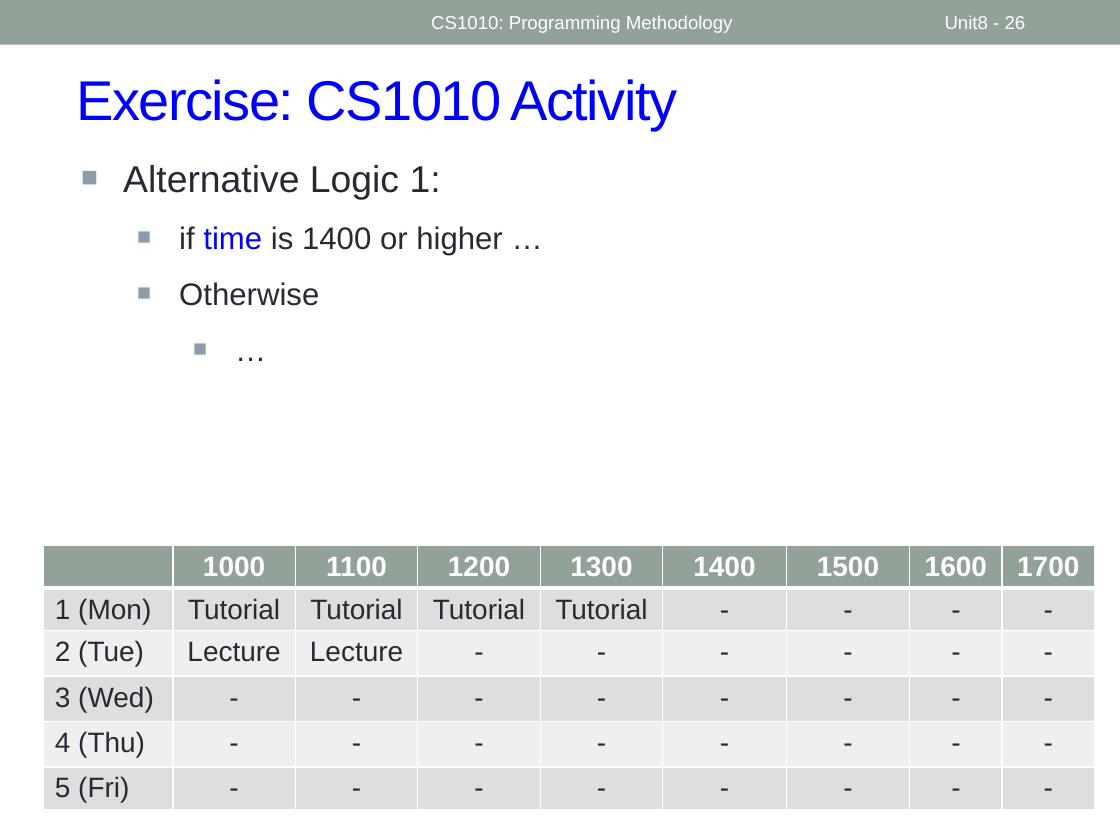
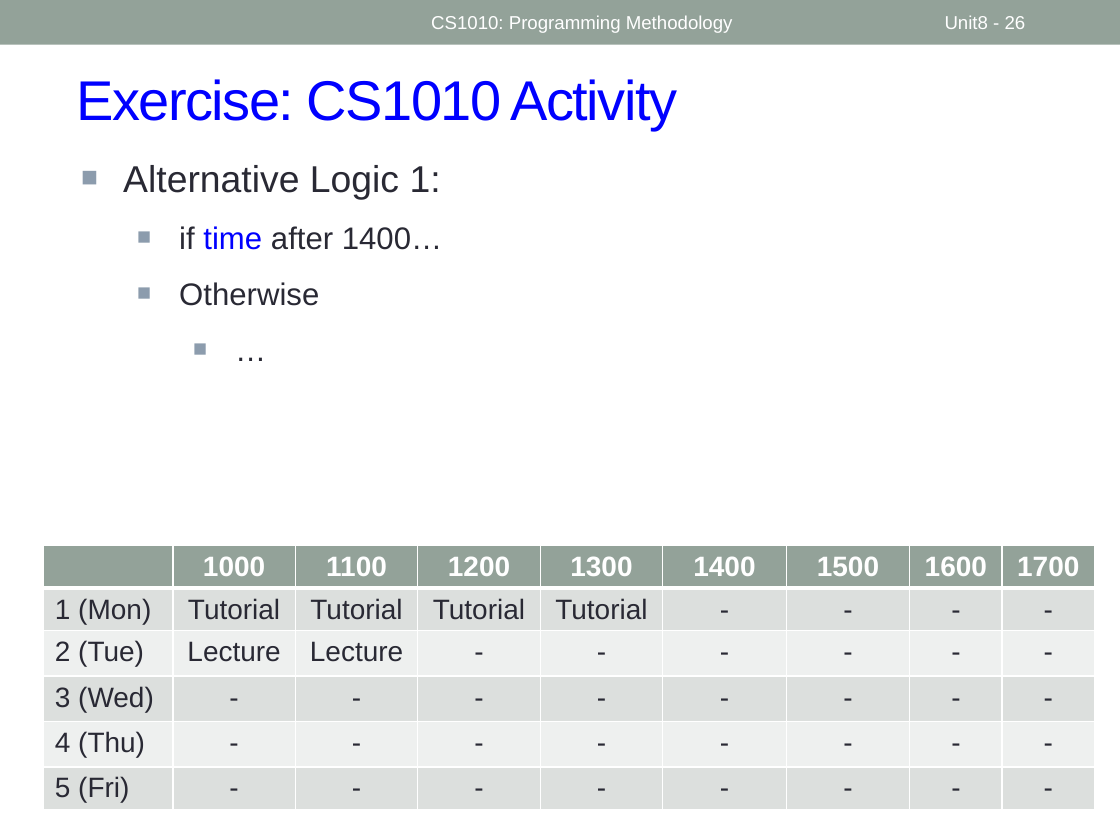
Before and after one commit to nus-cs1010-2526-s2/website, a slide deck: slide 26 of slides/Week4.pptx. Drawn at 1120x840 pixels with LibreOffice and Linux fonts; fonts in the diff are those of the drawing. Boxes give left, top, right and bottom in pixels: in the first picture for what was removed or moved away, otherwise in the second. Text is boxed around its words. In the diff, an @@ line names an element or a change of style, - is before the commit and + after.

```diff
--- a/slides/Week4.pptx
+++ b/slides/Week4.pptx
@@ text at (179,226,442,250): text changed @@
-  ■ if time is 1400 or higher …
+  ■ if time after 1400…
```
Also in this commit, not shown: 5 other slides changed, 6 other files.
